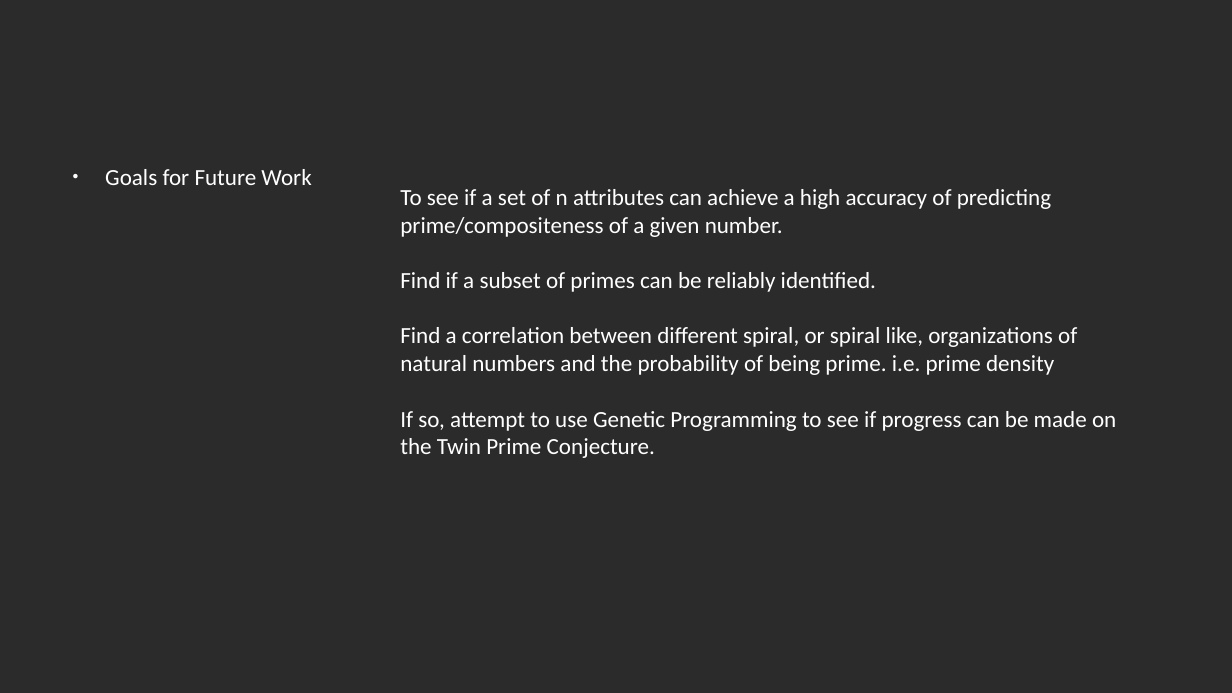
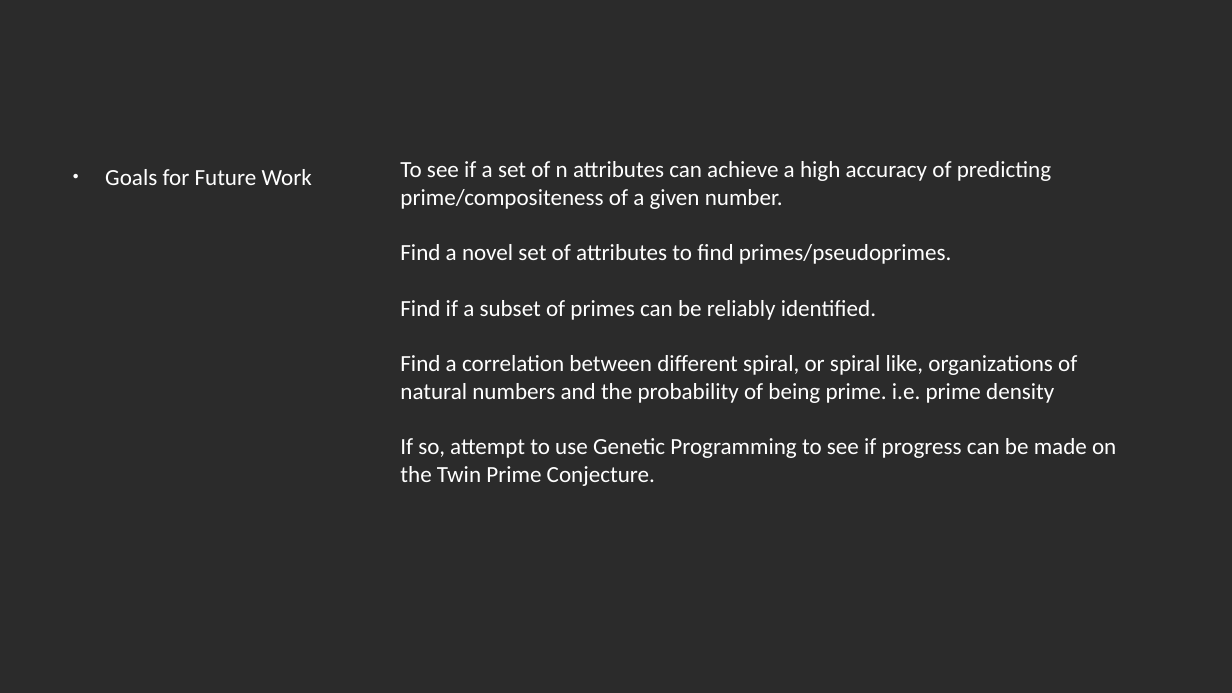
Before and after one commit to rohansaha/CSC-635-Data-Mining-, a slide deck: slide 6 of Classifying natural numbers.pptx. Drawn at 1232x693 pixels with LibreOffice and Linux fonts; fonts in the diff are those of the drawing; background and template pictures are left out; a plain dark background stands for a picture behind light text. Boxes give left, top, right and bottom in pixels: in the first picture for what was removed or moved away, otherwise in the second. Text is boxed around its words. In the diff, an @@ line names an element or a change of style, - is before the commit and + after.

```diff
--- a/Classifying natural numbers.pptx
+++ b/Classifying natural numbers.pptx
@@ text at bbox=[400, 161, 1116, 482]: text changed @@
-To see if a set of n attributes can achieve a high accuracy of predicting prime/compositeness of a given number.
-Find if a subset of primes can be reliably identified.
-Find a correlation between different spiral, or spiral like, organizations of natural numbers and the probability of being prime. i.e. prime density
-If so, attempt to use Genetic Programming to see if progress can be made on the Twin Prime Conjecture.
+To see if a set of n attributes can achieve a high accuracy of predicting prime/compositeness of a given number.
+Find a novel set of attributes to find primes/pseudoprimes.
+Find if a subset of primes can be reliably identified.
+Find a correlation between different spiral, or spiral like, organizations of natural numbers and the probability of being prime. i.e. prime density
+If so, attempt to use Genetic Programming to see if progress can be made on the Twin Prime Conjecture.
```
Also in this commit, not shown: 1 other slide changed, 6 slides added.
